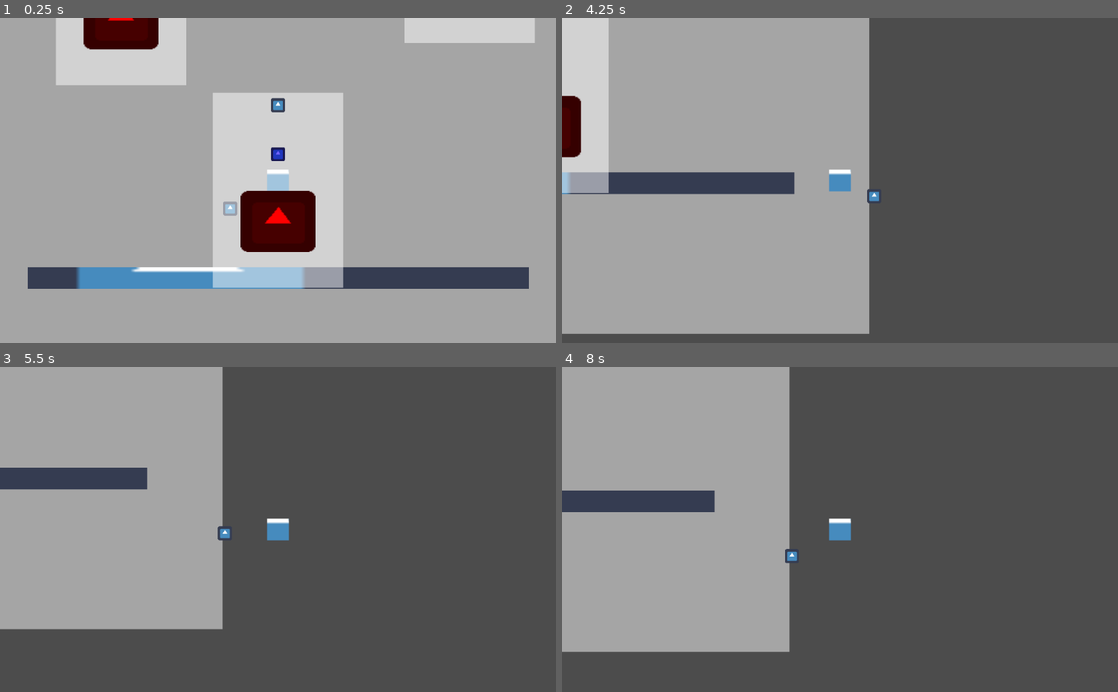
Above: before the commit, frames 1-4 (two rows, left to right).
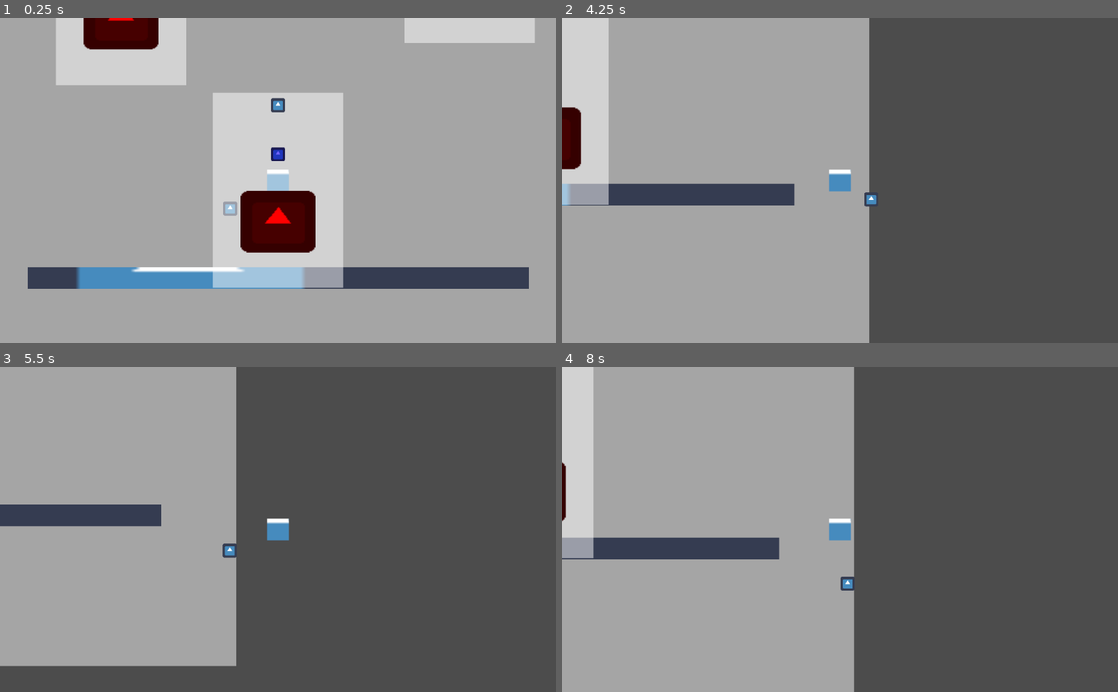
Above: after the commit, the same moments.

Repository: mdrgon1/GWJ-22-Spinzo
Game: Godot game, scene res://Main.tscn
The game is run twice, just before and just after one commit, with the same random seed, the same clock (stepped at 60 frames per second) and the same inputs. The engine's default icon, where the game draws it, is replaced by a stand-in: a white triangle on a blue panel in a dark square.
Inputs:
- Up to frame 1 (0.25 s): no input
- Up to frame 2 (4.25 s): hold Shift (aim) 0.53-1.28 s; hold Right (move_right) 0.53-2.03 s; tap W (jump) at 0.77, 1.52, 3.02, 3.77 s; tap E (throw_ball) at 0.8, 1.35, 3.05 s; tap X at 1.55, 3.8 s; hold A (move_left) 2.03-2.78 s; hold X 2.03-2.78 s; tap Shift (aim) at 2.3, 2.85 s; hold Right (move_right) from 2.78 s (still down); hold E (throw_ball) from 3.53 s (still down)
- Up to frame 3 (5.5 s): release Right (move_right) at 4.28 s; release E (throw_ball) at 4.28 s; hold A (move_left) 4.28-5.03 s; tap X at 4.35 s; tap W (jump) at 4.52 s; tap Shift (aim) at 4.55 s; hold Right (move_right) from 5.03 s (still down); hold Shift (aim) from 5.03 s (still down); tap E (throw_ball) at 5.3 s
- Up to frame 4 (8 s): release Right (move_right) at 5.78 s; release Shift (aim) at 5.78 s; hold A (move_left) 5.78-7.28 s; tap E (throw_ball) at 5.85, 7.55 s; tap W (jump) at 6.02, 6.77, 7.52 s; tap X at 6.05 s; hold X 6.53-7.28 s; tap Shift (aim) at 6.8, 7.35 s; hold Right (move_right) from 7.28 s (still down)

The runs differ from the first frame. In frame 1, less than 0.1% of the frame differs, in the area x 44-56%, y 72-73%; in frame 2, 4.7%; in frame 3, 11%; in frame 4, 23%, in the area x 0-53%, y 0-100%.

Commit message:
cleaned up ball and player movement
aiming line now has a constant length, ball now launched the player slightly when it unlatches, fixed bug where player would float when they hit the ceiling

Diff:
--- a/Project/Ball/Ball.gd
+++ b/Project/Ball/Ball.gd
@@ -1,4 +1,6 @@
 extends KinematicBody2D
+
+const AIM_LINE_LENGTH = 100
 
 var time_dilation = 1
 
@@ -11,7 +13,7 @@
 
 func _draw():
 	if(movement.current_state == $Movement/Default && Input.is_action_pressed("aim")):
-		draw_line(Vector2(0, 0), movement.velocity, Color(1, 1, 1), 1.5)
+		draw_line(Vector2(0, 0), movement.velocity.normalized() * AIM_LINE_LENGTH, Color(1, 1, 1), 1.5)
 
 func _physics_process(delta):
 
--- a/Project/Ball/Movement/Default.gd
+++ b/Project/Ball/Movement/Default.gd
@@ -7,7 +7,7 @@
 const MIN_RPS = 0.3
 const RPS_LERP = 0.6
 const VELOCITY_LERP = 1
-const CHARGE_THRESHOLD = 0.7 # how long does a ball need to be charge before it can be thrown
+const CHARGE_THRESHOLD = 0.3 # how long does a ball need to be charge before it can be thrown
 
 var target_radius : float
 var rotations_per_sec : float
@@ -30,7 +30,7 @@
 
 func run(delta):
 	if(Input.is_action_just_released("throw_ball") && charge_timer >= CHARGE_THRESHOLD):
-		return "Throwing"
+		return ["Throwing", latched]
 
 	if(Input.is_action_pressed("throw_ball")):	# lerp to MIN_RADIUS and MAX_RPS
 		target_radius += (MIN_RADIUS - target_radius) * RADIUS_LERP * delta
--- a/Project/Ball/Movement/Throwing.gd
+++ b/Project/Ball/Movement/Throwing.gd
@@ -7,7 +7,13 @@
 var timer : float	# tracks how long "throw ball" has been pressed for
 
 func enter(_args):
-	owner.player.movement.update_state("Falling")
+	if(_args.size() != 0):
+		if(_args[0]):# check if the ball was just latched
+			owner.player.movement.update_state("Falling")
+
+			# launch the player a little bit
+			owner.player.movement.velocity *= 2
+			owner.player.movement.target_velocity *= 1.5
 
 	time_thrown = OS.get_ticks_msec()
 	timer = 0
--- a/Project/Player/Movement/Swinging.gd
+++ b/Project/Player/Movement/Swinging.gd
@@ -5,34 +5,3 @@
 	root_state.vel_lerp = 1
 	root_state.target_velocity = Vector2(0, 0)
 	root_state.velocity = Vector2(0, 0)
-
-func run(delta):
-	pass
-
-#func run(delta):
-#
-#	# get target radius and rps from ball, as well as target position
-#	#var target_radius = owner.ball.movement.default.target_radius
-#	#var rotations_per_second = owner.ball.movement.default.rotations_per_second
-#	#rotations_per_second *= owner.ball.movement.default.rps_multiplier
-#
-#	var target_radius = 10
-#	var rotations_per_second = 100
-#
-#	var target_pos = owner.position
-#
-#	# center target pos around ball and rotate a given amount
-#	target_pos -= owner.ball.position
-#
-#	target_pos = target_pos.rotated(rotations_per_second * 2 * PI * delta)
-#
-#	# scale target position to target radius
-#	target_pos *= target_radius / target_pos.length()
-#
-#	# move target position back
-#	target_pos += owner.ball.position
-#
-#	root_state.target_velocity = target_pos - owner.position
-#
-#	if(!Input.is_key_pressed(KEY_X)):
-#		return "Falling"
--- a/Project/Player/Player.gd
+++ b/Project/Player/Player.gd
@@ -15,3 +15,7 @@
 
 	movement.update(delta);
 	movement.velocity = move_and_slide(movement.velocity * time_dilation, UP) / time_dilation
+
+	# prevent the player from floating when they hit a ceiling
+	if(get_slide_count() != 0):
+		movement.target_velocity.y = movement.velocity.y
